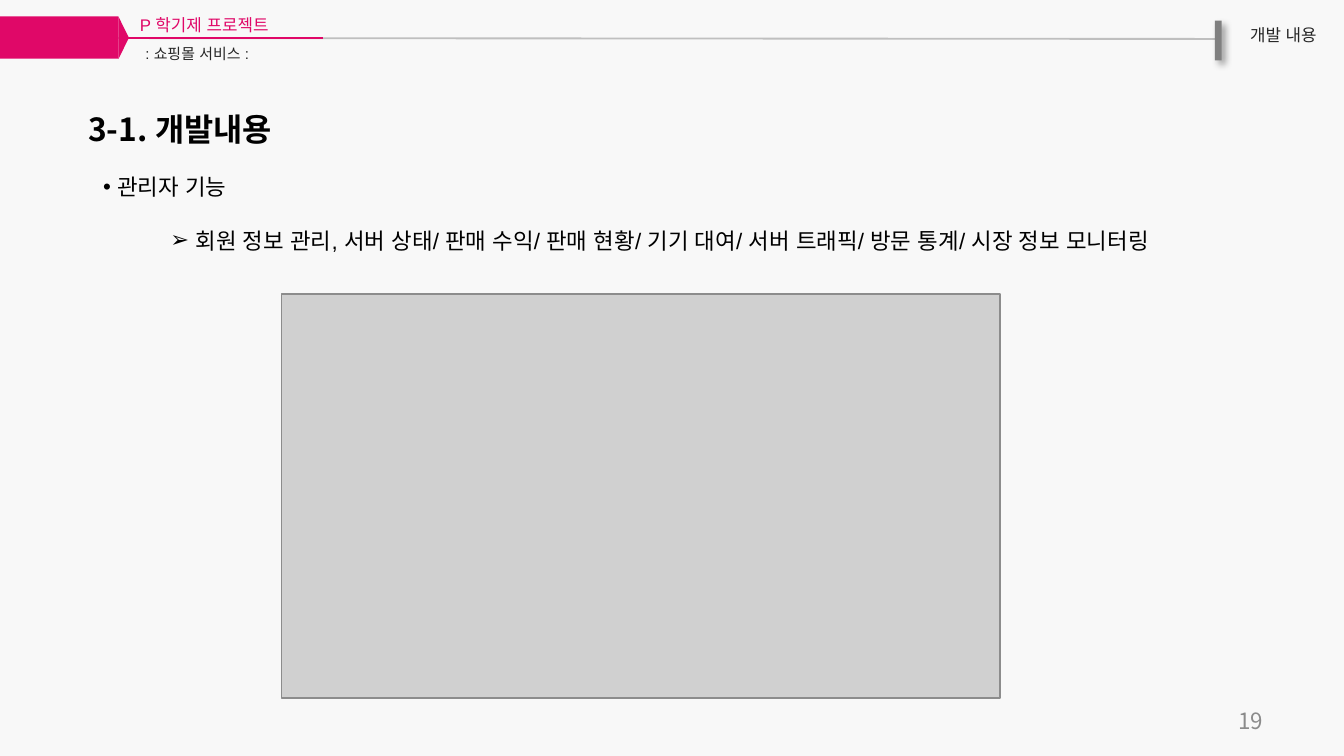
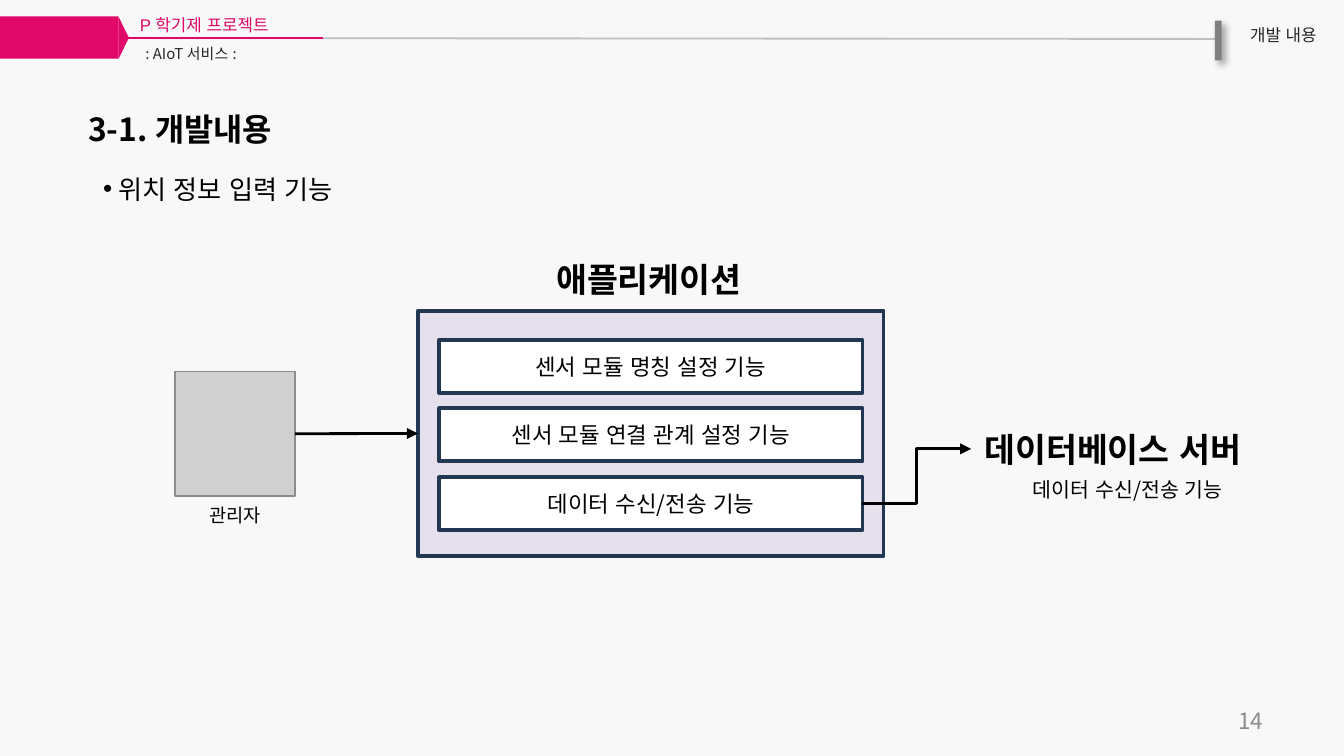
Before and after one commit to GCUpProject/P1, a slide deck: slide 22 of Presentation/P프로젝트-1조 제안서.pptx (slide 24 before the commit). Drawn at 1344x756 pixels with LibreOffice and Linux fonts; fonts in the diff are those of the drawing; grey boxes stand for pictures. Boxes give left, top, right and bottom in pixels: in the first picture for what was removed or moved away, otherwise in the second. Text is boxed around its words. In the diff, an @@ line names an element or a change of style, - is before the commit and + after.

Commit message:
제안서 업데이트
필요한 내용은 채워 넣은 상태입니다.
디자인적 수정, 발표 PPT 제작 후 일부 내용 수정, 일정 부분 작성이 필요합니다.

```diff
--- a/Presentation/P프로젝트-1조 제안서.pptx
+++ b/Presentation/P프로젝트-1조 제안서.pptx
@@ text at [153,46,228,60]: text changed; font Arial to Noto Sans CJK KR @@
-: 쇼핑몰 서비스 :
+: AIoT 서비스 :
@@ text at [118,177,333,201]: text changed; size 12 to 14 pt @@
-• 관리자 기능
-  ➢ 회원 정보 관리, 서버 상태/ 판매 수익/ 판매 현황/ 기기 대여/ 서버 트래픽/ 방문 통계/ 시장 정보 모니터링
+• 위치 정보 입력 기능
@@ text added at [556,263,741,295], 18 pt, text #000000, bold @@
+애플리케이션
@@ picture removed at [282,294,1001,699] @@
@@ rectangle added at [418,310,883,556], fill #E6E0EC, outline #233953 2 pt @@
@@ rectangle added at [439,340,863,394], fill #FFFFFF, outline #233953 2 pt, 12 pt, text #000000 @@
+센서 모듈 명칭 설정 기능
@@ picture added at [175,371,294,496] @@
@@ rectangle added at [439,409,863,462], fill #FFFFFF, outline #233953 2 pt, 12 pt, text #000000 @@
+센서 모듈 연결 관계 설정 기능
@@ arrow added from (296, 434) to (418, 434), #000000 1.5 pt @@
@@ elbow arrow added from (863, 504) to (972, 449), #000000 1.5 pt @@
@@ text added at [984,433,1241,465], 18 pt, text #000000, bold @@
+데이터베이스 서버
@@ rectangle added at [439,477,863,531], fill #FFFFFF, outline #233953 2 pt, 12 pt, text #000000 @@
+데이터 수신/전송 기능
@@ text added at [209,506,260,524], 10 pt, text #000000 @@
+관리자
@@ text added at [1033,480,1223,501], 11 pt, text #000000 @@
+데이터 수신/전송 기능
@@ text at [1238,712,1263,729]: text changed @@
-19
+14
```
Also in this commit, not shown: 14 other slides changed, 5 slides added, 7 slides removed.
